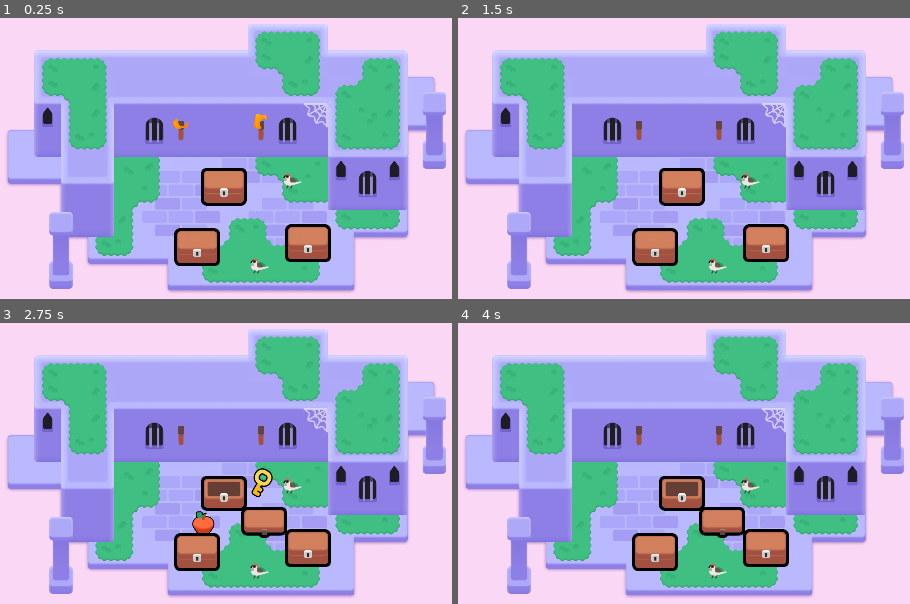
Above: before the commit, frames 1-4 (two rows, left to right).
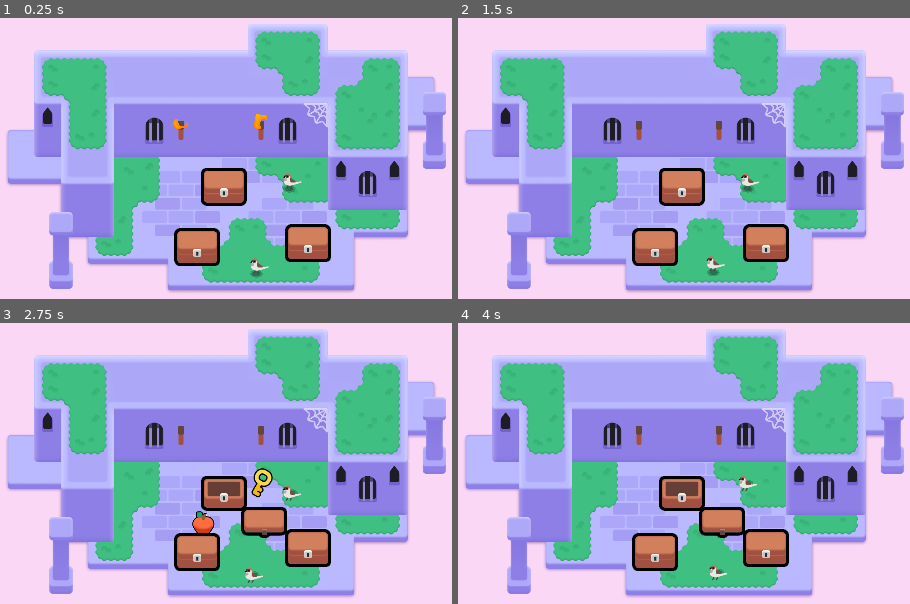
Above: after the commit, the same moments.

Repository: 0Nott/2d-GameDev-Course
Game: Godot game, scene res://lessons/mini_dungeon.tscn
Two runs of this game, one before a commit and one after it. Both use one fixed random seed, a clock stepped at 60 frames per second and the inputs below.
Inputs (mouse positions are in pixels of both pictures, inside the frame that each line leads up to):
- Up to frame 1 (0.25 s): no input
- Up to frame 2 (1.5 s): tap Enter at 0.5 s; move the mouse to (720, 130) at 0.52 s; press the mouse at (720, 130) at 0.53 s; hold D (move_right) 0.53-1.28 s; tap Space at 0.77, 1.25 s; move the mouse to (638, 130) at 1.27 s; release the mouse at (638, 130) at 1.28 s; hold S (move_down) from 1.28 s (still down); right-click (638, 130) at 1.35 s; click (638, 130) at 1.42 s
- Up to frame 3 (2.75 s): tap Space at 1.52 s; tap Enter at 2 s; move the mouse to (226, 491) at 2.02 s; release S (move_down) at 2.03 s; hold D (move_right) from 2.03 s (still down); tap Z at 2.1 s; click (226, 491) at 2.17 s
- Up to frame 4 (4 s): move the mouse to (720, 483) at 2.77 s; release D (move_right) at 2.78 s; hold W (move_up) 2.78-3.53 s; click (720, 483) at 2.85 s; tap Space at 3.02, 3.77 s; move the mouse to (661, 522) at 3.52 s; hold A (move_left) from 3.53 s (still down); hold Right mouse button (right_click) from 3.53 s (still down); click (661, 522) at 3.67 s

The runs differ from the first frame. In frame 1, 0.1% of the frame differs, in the area x 55-66%, y 56-93%; in frame 2, 0.3%; in frame 3, 0.4%, in the area x 53-67%, y 55-93%; in frame 4, 0.3%.
Error before the commit: Invalid assignment of property or key 'wait_time' with value of type 'float' on a base object of type 'null instance'. (res://lessons/Bird.gd:48)

Commit message:
finished M6

Diff:
--- a/M06.looting_workbook/lessons/Bird.gd
+++ b/M06.looting_workbook/lessons/Bird.gd
@@ -38,7 +38,7 @@
 extends Node2D
 
 @onready var sprite_2d: Sprite2D = $Sprite2D
-@onready var wait_timer: Timer = $WaitTimer
+@onready var wait_timer = $WaitTimer
 @onready var shadow: Sprite2D = $Shadow
 
 
@@ -51,7 +51,6 @@
 	wait_timer.start()
 
 
-## Animates the bird hopping and moving to a random position.
 func _animate_one_hop() -> void:
 	# The duration of a single hop in seconds. We use it to calculate the duration of the entire hop animation.
 	const HOP_DURATION := 0.25
--- a/M06.looting_workbook/lessons/Bird.tscn
+++ b/M06.looting_workbook/lessons/Bird.tscn
@@ -8,7 +8,10 @@
 position = Vector2(202, 120)
 script = ExtResource("1_3ofwq")
 
-[node name="bird" type="Sprite2D" parent="."]
+[node name="Sprite2D" type="Sprite2D" parent="."]
 texture = ExtResource("1_jg1fe")
 
 [node name="Shadow" parent="." instance=ExtResource("3_qwtkp")]
+position = Vector2(-6, 19)
+
+[node name="WaitTimer" type="Timer" parent="."]
